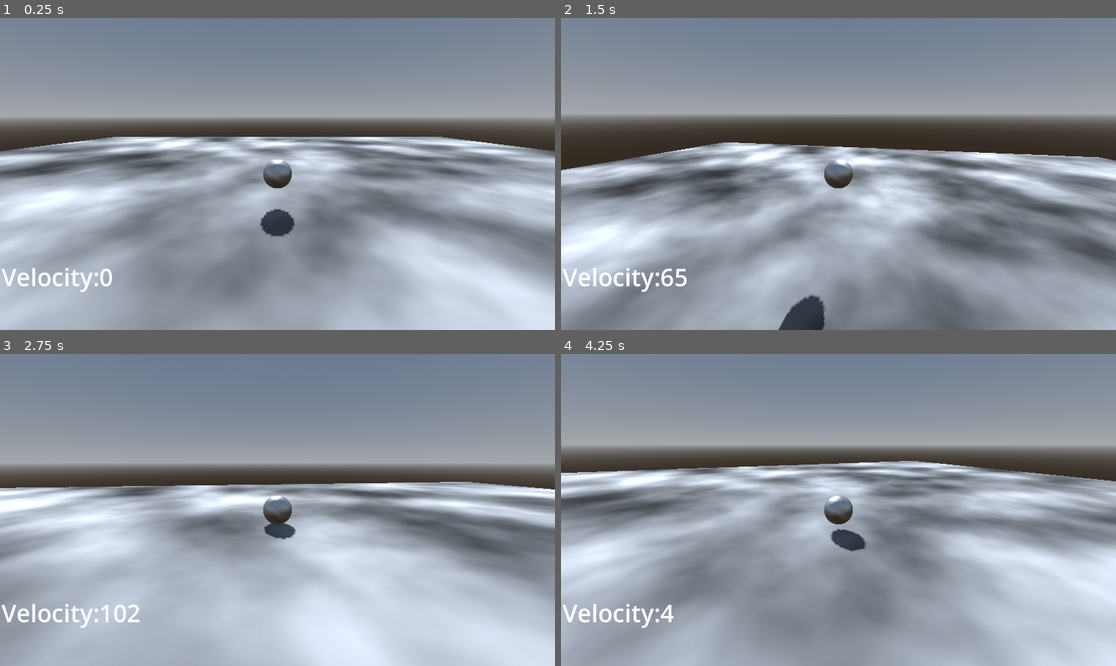
Above: before the commit, frames 1-4 (two rows, left to right).
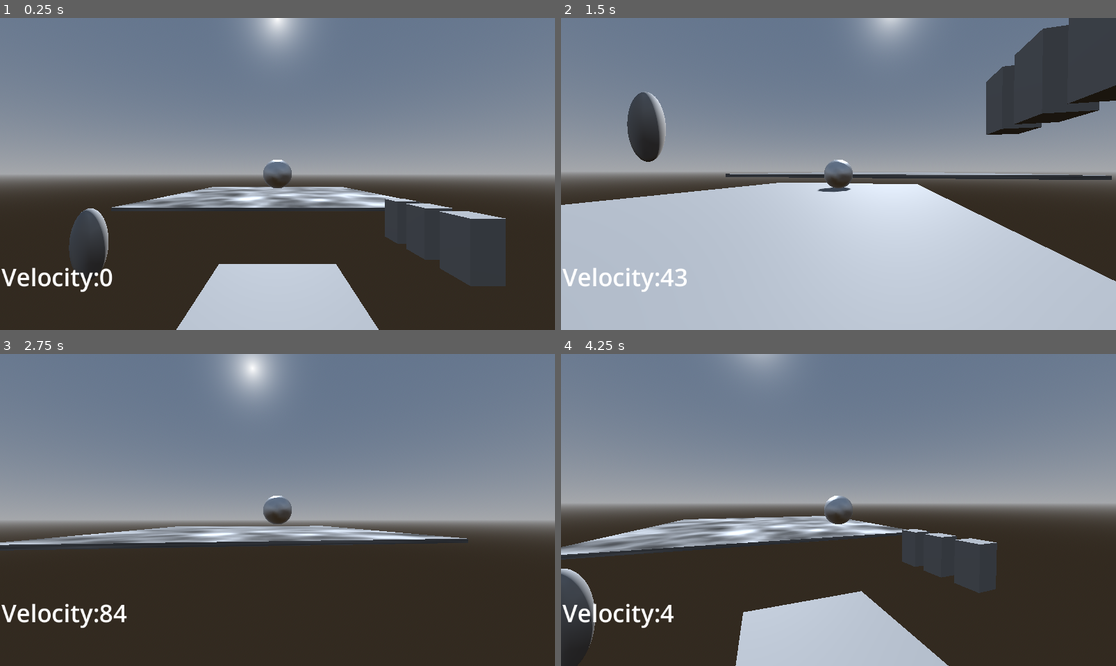
Above: after the commit, the same moments.

Repository: kylekrause3/godotballgame
Game: Godot game, scene res://Levels/Scene 1.tscn
The game is run twice, just before and just after one commit, with the same random seed, the same clock (stepped at 60 frames per second) and the same inputs.
Inputs (mouse positions are in pixels of both pictures, inside the frame that each line leads up to):
- Up to frame 1 (0.25 s): no input
- Up to frame 2 (1.5 s): tap Enter at 0.5 s; move the mouse to (866, 174) at 0.52 s; hold W (up) from 0.53 s (still down); click (866, 174) at 0.67 s; tap Space (jump) at 0.77 s; move the mouse to (810, 174) at 1.27 s; click (810, 174) at 1.42 s
- Up to frame 3 (2.75 s): keep holding W (up); tap Space (jump) at 1.52 s; move the mouse to (288, 503) at 2.02 s; click (288, 503) at 2.17 s
- Up to frame 4 (4.25 s): keep holding W (up); move the mouse to (832, 516) at 2.77 s; click (832, 516) at 2.92 s; tap Space (jump) at 3.02, 3.77 s; move the mouse to (877, 513) at 3.52 s; click (877, 513) at 3.67 s; tap R (reset) at 4.15 s

The runs differ from the first frame. In frame 1, 74% of the frame differs, in the area x 0-100%, y 0-100%; in frame 2, 73%; in frame 3, 72%; in frame 4, 76%.

Commit message:
camera now has raycast, collides with environment

Diff:
--- a/CamerFollow.gd
+++ b/CameraFollow.gd
@@ -1,30 +1,63 @@
 extends Camera3D
 
-@onready var target = get_parent().get_node("RBPlayer")
+@export var target : Node
 @export var orbit_radius : float = 7.0
 @export var view_sensitivity : float = 1.0
 @export var orient_target : bool = true
+@export var raycast : RayCast3D
 @export var zoom_fov : bool = false
+@export var zoom_amount : float = 0.5
 
 var mouse_input : Vector2 = Vector2.ZERO
 var view_sensitivity_scalar : float = 0.25
 
 var do_mouse_movement : bool = true
 
+var touching_ground : bool = false
+var ground_body : Node = null
+
+var addpos : Vector3 = Vector3.ZERO
+var last_addpos : Vector3 = Vector3.ZERO
+
+var collision_mask = 0b00000000_00000000_00000000_00000001
+
 func _ready():
 	if target == null:
 		target.position = self.position
+	self.rotation = target.rotation
 	Input.set_mouse_mode(Input.MOUSE_MODE_CAPTURED)
 
 	view_sensitivity *= view_sensitivity_scalar
+	raycast.add_exception(target)
+
 
 func _process(_delta):
 	self.position = target.position
+	var backward = get_backward(self.rotation)
 
-	self.position += orbit_radius * get_backward(self.rotation)
+	raycast.position = target.position
+	raycast.target_position = Vector3(0, 0, 1)
+	raycast.scale = Vector3(1, 1, orbit_radius)
+	'ret = ret.rotated(Vector3(1, 0, 0), rot.x)
+	ret = ret.rotated(Vector3(0, 1, 0), rot.y)'
+	raycast.rotation = Vector3(self.rotation.x, self.rotation.y, 0)
+	if(raycast.is_colliding()):
+		var distance = target.position.distance_to(raycast.get_collision_point())
+		self.position += distance * backward
+
+		# self.position += raycast.get_collision_point()
+	else:
+		self.position += orbit_radius * backward
+
+
+
+	# if(raycast.is_colliding()) stoppign here, realized i cant do it stemming from camera bah
+	'if(touching_ground):
+		if(self.position.y < ground_body.position.y):
+			self.position.y = ground_body.position.y'
+	'if(self.position.y < target.position.y):
+		self.position.y = target.position.y'
 	# TODO: Add collider to camera so you can free rotate if theres no floor
-	if(self.position.y - target.position.y < 0):
-		self.position.y = target.position.y
 
 func _input(event):
 	if event is InputEventMouseMotion and do_mouse_movement:
@@ -42,14 +75,15 @@
 				do_mouse_movement = true
 		if event.button_index == MOUSE_BUTTON_WHEEL_UP:
 			if zoom_fov:
-				self.fov -= 0.5
+				self.fov -= zoom_amount
 			else:
-				orbit_radius -= 0.1
+				if orbit_radius - zoom_amount > 0:
+					orbit_radius -= zoom_amount
 		if event.button_index == MOUSE_BUTTON_WHEEL_DOWN:
 			if zoom_fov:
-				self.fov += 0.5
+				self.fov += zoom_amount
 			else:
-				orbit_radius += 0.1
+				orbit_radius += zoom_amount
 	elif event is InputEventKey and event.pressed:
 		if event.keycode == KEY_ESCAPE:
 			if Input.mouse_mode == Input.MOUSE_MODE_CAPTURED:
--- a/GroundCheck.gd
+++ b/GroundCheck.gd
@@ -1,18 +1,18 @@
 extends Area3D
 
-@onready var player : Node = get_parent().get_node("RBPlayer")
+@export var target : Node = get_parent()
 @onready var y_offset : float = self.position.y
 
 
-func _process(delta):
-	self.position.x = player.position.x
-	self.position.y = player.position.y + y_offset
-	self.position.z = player.position.z
+func _process(_delta):
+	self.position.x = target.position.x
+	self.position.y = target.position.y + y_offset
+	self.position.z = target.position.z
 
 
 func _on_body_entered(body):
-	player.set_grounded(true)
+	target.set_grounded(true, body)
 
 
 func _on_body_exited(body):
-	player.set_grounded(false)
+	target.set_grounded(false, body)
--- /dev/null
+++ b/Levels/PlayerSpawn.gd
@@ -0,0 +1,9 @@
+extends Node3D
+
+@export var player : Node3D
+
+# Called when the node enters the scene tree for the first time.
+func _ready():
+	# future: make general 'player' script, in player script call child tp
+	player.get_node("RBPlayer").teleport(self.position)
+	player.get_node("RBPlayer").set_spawn(self.position)
--- a/Levels/Scene 1.tscn
+++ b/Levels/Scene 1.tscn
@@ -1,6 +1,7 @@
-[gd_scene load_steps=11 format=3 uid="uid://dy6ow1x3nitpe"]
+[gd_scene load_steps=12 format=3 uid="uid://dy6ow1x3nitpe"]
 
 [ext_resource type="PackedScene" uid="uid://cdxgs6xtn4sb1" path="res://world.tscn" id="1_n61jw"]
+[ext_resource type="Script" path="res://Levels/PlayerSpawn.gd" id="2_lsye4"]
 [ext_resource type="PackedScene" uid="uid://qykwxlkhnxy0" path="res://player.tscn" id="3_4brdu"]
 
 [sub_resource type="Gradient" id="Gradient_au567"]
@@ -43,6 +44,67 @@
 [node name="CollisionShape3D" type="CollisionShape3D" parent="World/CSGBox3D/StaticBody3D"]
 shape = SubResource("BoxShape3D_tf7e4")
 
+[node name="PlayerSpawn" type="Node3D" parent="World" node_paths=PackedStringArray("player")]
+transform = Transform3D(1, 0, 0, 0, 1, 0, 0, 0, 1, -0.222493, 10.7624, 96.7244)
+script = ExtResource("2_lsye4")
+player = NodePath("../../Player")
+
+[node name="CSGBox3D2" type="CSGBox3D" parent="World"]
+transform = Transform3D(1, 0, 0, 0, 1, 0, 0, 0, 1, -0.222493, -0.273957, 96.7244)
+use_collision = true
+collision_mask = 0
+size = Vector3(13.3824, 1, 18.4023)
+
+[node name="CSGBox3D5" type="CSGBox3D" parent="World"]
+transform = Transform3D(1, 0, 0, 0, 1, 0, 0, 0, 1, 11.9249, 6.00187, 90.7684)
+use_collision = true
+collision_mask = 0
+size = Vector3(2.06059, 3.88779, 2.22914)
+
+[node name="CSGBox3D6" type="CSGBox3D" parent="World"]
+transform = Transform3D(1, 0, 0, 0, 1, 0, 0, 0, 1, 11.9249, 6.00187, 94.263)
+use_collision = true
+collision_mask = 0
+size = Vector3(2.06059, 3.88779, 2.22914)
+
+[node name="CSGSphere3D" type="CSGSphere3D" parent="World"]
+transform = Transform3D(1, 0, 0, 0, 1, 0, 0, 0, 1, 0.305539, 4.98863, 113.917)
+use_collision = true
+collision_mask = 0
+radius = 4.60994
+radial_segments = 36
+rings = 36
+
+[node name="CSGSphere3D5" type="CSGSphere3D" parent="World"]
+transform = Transform3D(-0.0759707, 0, -0.99711, 0, 2.46273, 0, 0.99711, 0, -0.0759707, -15.0324, 4.98863, 94.6897)
+use_collision = true
+collision_mask = 0
+radius = 1.14295
+radial_segments = 36
+rings = 36
+
+[node name="CSGSphere3D6" type="CSGSphere3D" parent="World"]
+transform = Transform3D(-0.0759707, 0, -0.99711, 0, 2.46273, 0, 0.99711, 0, -0.0759707, -25.8086, 4.98863, 102.303)
+use_collision = true
+collision_mask = 0
+radius = 1.14295
+radial_segments = 36
+rings = 36
+
+[node name="CSGSphere3D7" type="CSGSphere3D" parent="World"]
+transform = Transform3D(-0.0759707, 0, -0.99711, 0, 2.46273, 0, 0.99711, 0, -0.0759707, -39.3155, 4.98863, 96.058)
+use_collision = true
+collision_mask = 0
+radius = 1.14295
+radial_segments = 36
+rings = 36
+
+[node name="CSGBox3D7" type="CSGBox3D" parent="World"]
+transform = Transform3D(1, 0, 0, 0, 1, 0, 0, 0, 1, 11.9249, 6.00187, 97.8878)
+use_collision = true
+collision_mask = 0
+size = Vector3(2.06059, 3.88779, 2.22914)
+
 [node name="Player" parent="." instance=ExtResource("3_4brdu")]
 transform = Transform3D(1, 0, 0, 0, 1, 0, 0, 0, 1, 0, 3, 0)
 
--- a/player.tscn
+++ b/player.tscn
@@ -1,7 +1,7 @@
 [gd_scene load_steps=6 format=3 uid="uid://qykwxlkhnxy0"]
 
 [ext_resource type="PackedScene" uid="uid://b1x8gngfgsham" path="res://rb_player.tscn" id="1_at6da"]
-[ext_resource type="Script" path="res://CamerFollow.gd" id="2_3f0gt"]
+[ext_resource type="Script" path="res://CameraFollow.gd" id="2_awyvt"]
 [ext_resource type="Script" path="res://GroundCheck.gd" id="3_nf08y"]
 
 [sub_resource type="BoxShape3D" id="BoxShape3D_rccep"]
@@ -11,23 +11,31 @@
 
 [node name="Player" type="Node3D"]
 
-[node name="RBPlayer" parent="." instance=ExtResource("1_at6da")]
+[node name="RBPlayer" parent="." node_paths=PackedStringArray("text_label") instance=ExtResource("1_at6da")]
+text_label = NodePath("../UI Velocity")
 
-[node name="Camera3D" type="Camera3D" parent="."]
-transform = Transform3D(1, 0, 0, 0, 0.962218, 0.27228, 0, -0.27228, 0.962218, 0, 3, 7)
+[node name="Camera3D" type="Camera3D" parent="." node_paths=PackedStringArray("target", "raycast")]
+transform = Transform3D(0.71934, -0.220418, 0.658761, 0, 0.948324, 0.317305, -0.694658, -0.22825, 0.682167, 0, 3, 7)
 current = true
-script = ExtResource("2_3f0gt")
+script = ExtResource("2_awyvt")
+target = NodePath("../RBPlayer")
 orbit_radius = 14.0
+raycast = NodePath("../RayCast3D")
 
-[node name="GroundCheck" type="Area3D" parent="."]
+[node name="RayCast3D" type="RayCast3D" parent="."]
+transform = Transform3D(0.71934, -0.220418, 1.46574, 0, 0.948324, 0.706003, -0.694658, -0.22825, 1.51782, 0, 0, 0)
+target_position = Vector3(0, 0, 1)
+
+[node name="GroundCheck" type="Area3D" parent="." node_paths=PackedStringArray("target")]
 transform = Transform3D(1, 0, 0, 0, 1, 0, 0, 0, 1, 0, -0.5, 0)
 collision_layer = 0
 script = ExtResource("3_nf08y")
+target = NodePath("../RBPlayer")
 
 [node name="GroundCollider" type="CollisionShape3D" parent="GroundCheck"]
 shape = SubResource("BoxShape3D_rccep")
 
-[node name="Label" type="Label" parent="."]
+[node name="UI Velocity" type="Label" parent="."]
 anchors_preset = -1
 anchor_left = 0.003
 anchor_top = 0.775
--- a/player_movement.gd
+++ b/player_movement.gd
@@ -8,6 +8,7 @@
 @export var max_velocity : float = 50
 @export var jump_velocity : float = 10.0
 @export var sprint_speed : float = 35
+@export var text_label : Label
 
 var local_rotation : float = 0
 
@@ -21,10 +22,11 @@
 var do_teleport : bool = false
 var teleport_location : Vector3 = Vector3.ZERO
 
+var spawn : Vector3 = Vector3(0, 2, 0)
+
 
 func _ready():
 	pass
-
 
 func _physics_process(_delta):
 	var xz_velocity : float = abs(linear_velocity.x) + abs(linear_velocity.z) /2
@@ -50,7 +52,7 @@
 		apply_central_impulse(Vector3.UP * jump_velocity)
 
 	var display_velocity : String = "Velocity:\t" + str(int(xz_velocity * 10))
-	get_parent().get_node("Label").text = display_velocity
+	text_label.text = display_velocity
 
 
 func _integrate_forces(state):
@@ -76,12 +78,15 @@
 
 func _input(event):
 	if event.is_action_pressed("reset"):
-		self.teleport(Vector3(0, 2, 0))
+		self.teleport(spawn)
 
 
 func teleport(pos : Vector3) -> void:
 	do_teleport = true
 	teleport_location = pos
+
+func set_spawn(pos : Vector3) -> void:
+	self.spawn = pos
 
 
 func change_orientation(y_rot : float) -> void:
@@ -92,6 +97,6 @@
 		local_rotation += 360
 
 
-func set_grounded(condition : bool) -> void:
+func set_grounded(condition : bool, _body : Node) -> void:
 	is_on_floor = condition
 # https://github.com/Chevifier/Rigid-Body-FPS-Controller-Tutorial/blob/main/RBPlayer.gd
